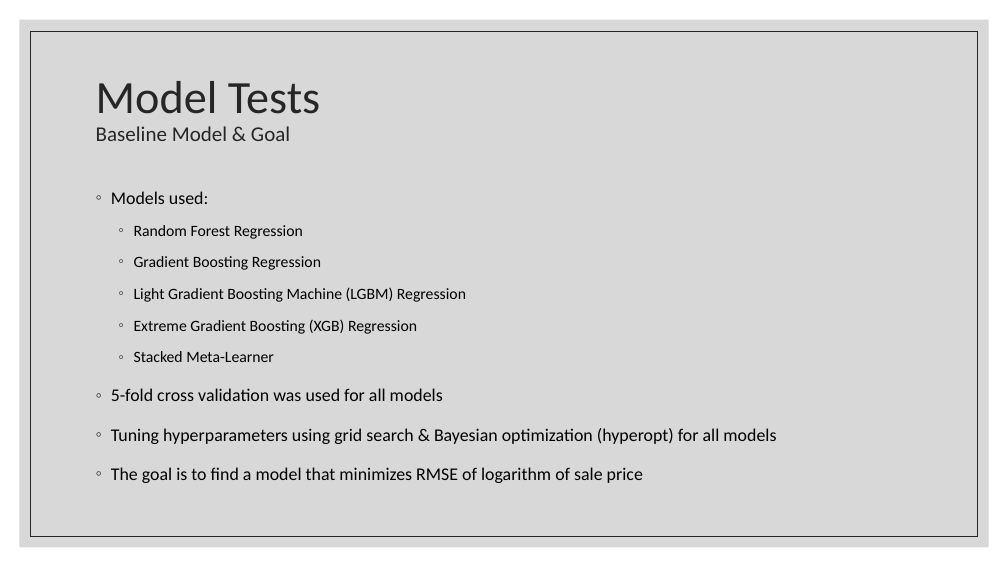
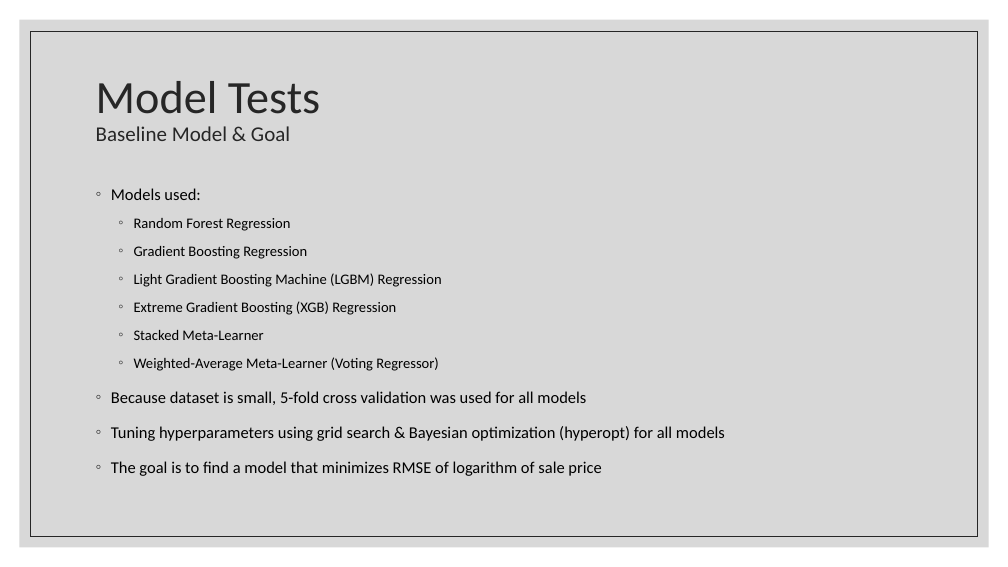
Before and after one commit to WilliamJHan/AmesHousePriceML, a slide deck: slide 9 of Ames House Price Prediction.pptx. Drawn at 1008x567 pixels with LibreOffice and Linux fonts; fonts in the diff are those of the drawing. Boxes give left, top, right and bottom in pixels: in the first picture for what was removed or moved away, otherwise in the second. Text is boxed around its words. In the diff, an @@ line names an element or a change of style, - is before the commit and + after.

```diff
--- a/Ames House Price Prediction.pptx
+++ b/Ames House Price Prediction.pptx
@@ text at [111, 188, 725, 476]: size 17 to 15.7 pt in "Models used:", "Tuning hyperparameters using grid search & Bayesian ...", "The goal is to find a model ..."; size 15 to 13.9 pt in "Random Forest Regression", "Gradient Boosting Regression", "Light Gradient Boosting Machine (LGBM) Regression", "Extreme Gradient Boosting (XGB) Regression" and 1 more places; line spacing 1.4 to 1.3 @@
@@ text at [111, 357, 586, 405]: text changed; size 17 to 15.7 pt @@
-◦ 5-fold cross validation was used for all models
+  ◦ Weighted-Average Meta-Learner (Voting Regressor)
+◦ Because dataset is small, 5-fold cross validation was used for all models
```
Also in this commit, not shown: 5 other slides changed, 4 slides added, 4 slides removed, 19 other files.
